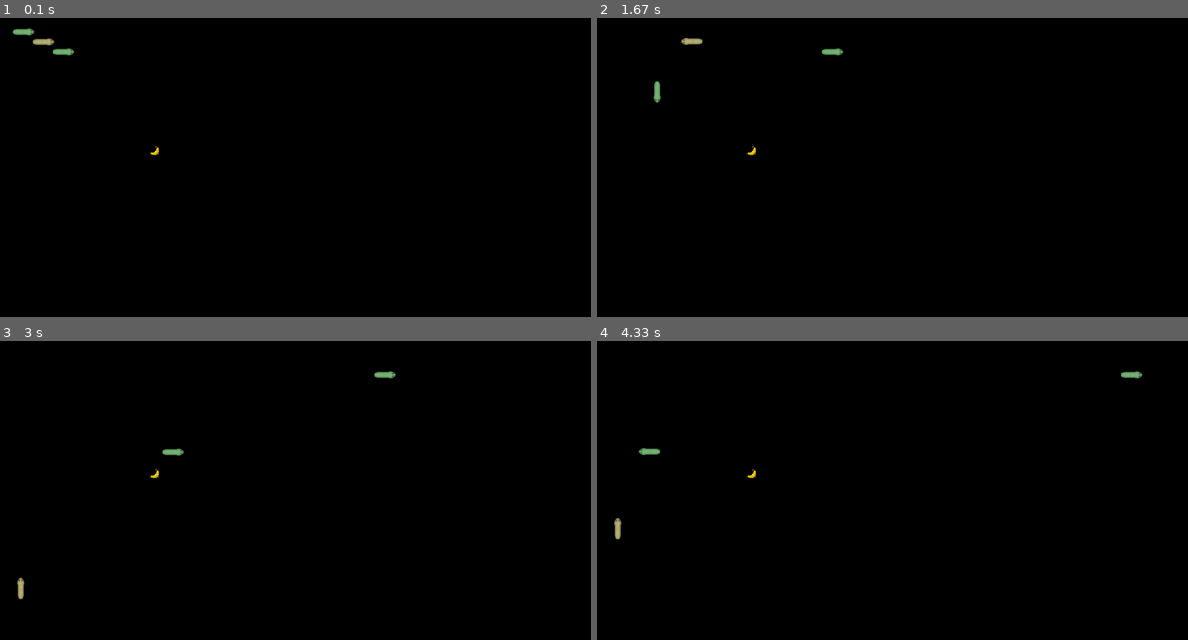
Above: before the commit, frames 1-4 (two rows, left to right).
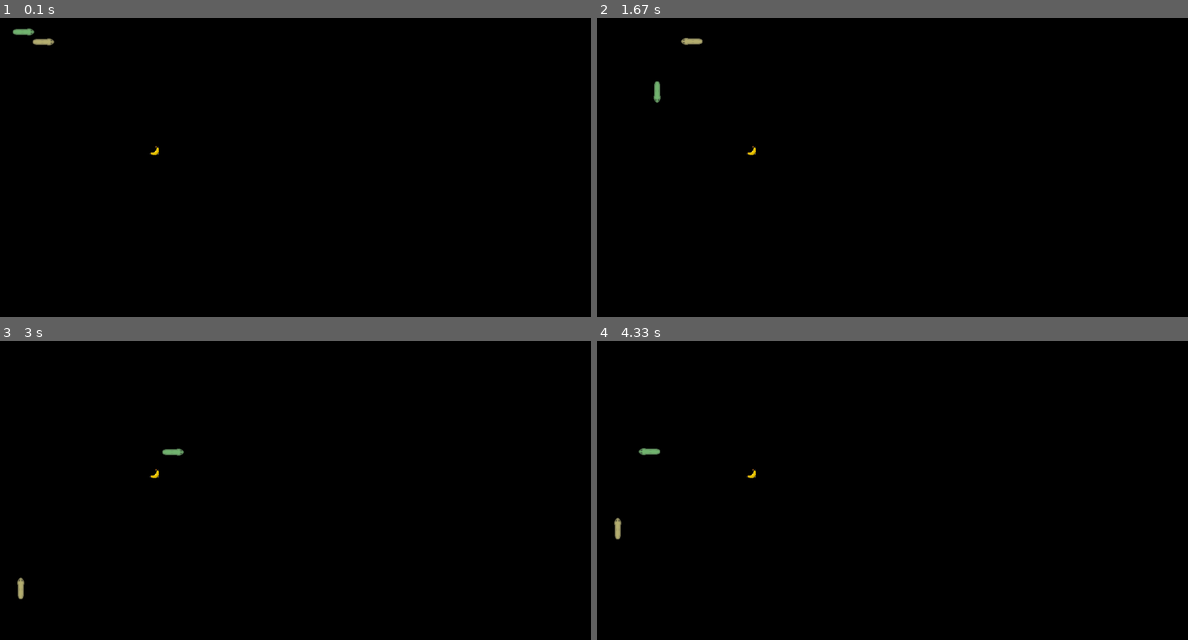
Above: after the commit, the same moments.

Repository: luciusvinicius/tpj_96123
Game: pygame game, started from p3 - snake/main.py
Same seed, same stepped clock (60 frames per second), same inputs: the game is played once before the commit and once after it.
Inputs:
- Up to frame 1 (0.1 s): no input
- Up to frame 2 (1.67 s): tap W at 0.33 s; tap S at 0.67 s; tap Left at 1 s
- Up to frame 3 (3 s): tap D at 1.83 s; tap Up at 2.17 s
- Up to frame 4 (4.33 s): tap A at 3 s; tap Down at 3.33 s; tap Up at 3.73, 4.03, 4.23 s

The runs differ from the first frame. In frame 1, less than 0.1% of the frame differs, in the area x 8-13%, y 10-13%; in frame 2, less than 0.1%; in frame 3, less than 0.1%; in frame 4, less than 0.1%.

Commit message:
base observer

Diff:
--- a/p3 - snake/Command.py
+++ b/p3 - snake/Command.py
@@ -1,4 +1,4 @@
-from Snake import Snake
+# from Snake import Snake
 
 class Command:
     def __init__(self, snake):
--- /dev/null
+++ b/p3 - snake/EventHandler.py
@@ -0,0 +1,10 @@
+class EventHandler():
+    def __init__(self):
+        self.events = []
+
+    def registry(self, event):
+        self.events.append(event)
+
+    def notify(self, event_name, *args):
+        for event in self.events:
+            event.listen(event_name, args)
--- a/p3 - snake/Food.py
+++ b/p3 - snake/Food.py
@@ -2,10 +2,12 @@
 from pygame import *
 from pygame.sprite import *
 
+from EventHandler import EventHandler
+
 IMG_URL = "./sprites/banana.png"
 
 class Food(Sprite):
-    def __init__(self, WIDTH, HEIGHT, SCALE=1):
+    def __init__(self, WIDTH, HEIGHT, SCALE=1, event_handler=EventHandler()):
         Sprite.__init__(self)
         self.WIDTH = WIDTH
         self.HEIGHT = HEIGHT
@@ -13,6 +15,8 @@
         self.img_scale = SCALE * 1.5
         picture = image.load(IMG_URL)
         picture = transform.scale(picture, (self.img_scale, self.img_scale)) # scale
+        self.event_handler = event_handler
+        self.event_handler.registry(self)
         self.image = picture.convert_alpha()
         self.rect = None
         self.sprite = Group()
@@ -30,3 +34,7 @@
     def change_position(self):
         random_pos = self.get_random_pos()
         self.rect = Rect(random_pos[0], random_pos[1], self.img_scale, self.img_scale)
+
+    def listen(self, event, args):
+        if event == "snake_eat":
+            self.change_position()
--- a/p3 - snake/Snake.py
+++ b/p3 - snake/Snake.py
@@ -1,21 +1,60 @@
 from pygame import *
 from pygame.sprite import *
+import pygame
 
+from Command import Down, Left, Right, Up
 from BodyPart import BodyPart
+from EventHandler import EventHandler
 from Food import Food
 
 BASE_DIR = "./sprites"
 
+COMMANDS_LIST = [
+    {
+        pygame.K_w: Up,
+        pygame.K_a: Left,
+        pygame.K_s: Down,
+        pygame.K_d: Right,
+    },
+    {
+        pygame.K_UP: Up,
+        pygame.K_LEFT: Left,
+        pygame.K_DOWN: Down,
+        pygame.K_RIGHT: Right,
+    },
+    {
+        pygame.K_i: Up,
+        pygame.K_j: Left,
+        pygame.K_k: Down,
+        pygame.K_l: Right,
+    }
+]
+
 class Snake(Sprite):
-    def __init__(self, x, y, scale=0, length = 3, speed=1, direction = (1, 0), color="green"):
+    counter = 1
+    def __init__(self, x, y, scale=0, length = 3, speed=1, direction = (1, 0), color="green", eventHandler=EventHandler()):
         self.length = 1
         self.root = BodyPart(x, y, direction, scale=scale, speed=speed)
         self.speed = speed
         self.last = self.root
         self.direction = direction
+
+        if self.__class__.counter <= len(COMMANDS_LIST):
+            self.commands = COMMANDS_LIST[self.__class__.counter - 1]
+        else:
+            self.commands = {}
+
+        for command in self.commands:
+            self.commands[command] = self.commands[command](self)
+
+        self.event_handler = eventHandler
+        self.event_handler.registry(self)
+        self.id = self.__class__.counter
+        self.__class__.counter += 1
         self.all_sprites = Group()
         self.all_sprites.add(self.root)
         self.scale = scale
+
 
         self.head_sprite = image.load(f"{BASE_DIR}/head-{color}.png")
         self.straight_sprite = image.load(f"{BASE_DIR}/straight-{color}.png")
@@ -76,8 +115,23 @@
             lst.append((nxt.rect.x, nxt.rect.y))
             bp = nxt
 
+    def kills(self, snake):
+        pass
+
     def crashes_into_wall(self, width, height):
         return self.root.clashes_with_wall(width, height, self.scale)
+
+    def get_body_part_list(self):
+        lst = []
+        bp = self.root
+        while True:
+            lst.append(bp)
+
+            if bp.next is None:
+                return lst
+
+            bp = bp.next
+
 
     def apply_scale(self):
         bp = self.last
@@ -100,3 +154,11 @@
 
     def set_curve(self, body_part : BodyPart):
         body_part.set_sprite(self.curve_sprite)
+
+    def listen(self, event, args):
+        if event.strip() == "snake_eat" and args[0] == self.id:
+            self.add_part()
+
+
+    def __str__(self):
+        return f"Snake {self.id}"
--- a/p3 - snake/main.py
+++ b/p3 - snake/main.py
@@ -2,7 +2,8 @@
 from pygame.sprite import *
 import pygame
 import random
-from Command import Down, Left, Right, Up
+from EventHandler import EventHandler
+
 from Food import Food
 
 from Snake import Snake
@@ -10,7 +11,7 @@
 WIDTH, HEIGHT = 80, 40
 SCALE = 15
 SPEED = 1
-NUM_PLAYERS = 3
+NUM_PLAYERS = 2
 if NUM_PLAYERS < 1:
     NUM_PLAYERS = 1
 
@@ -18,35 +19,12 @@
 
 display = pygame.display.set_mode((SCALE * WIDTH, SCALE * HEIGHT))
 clock = pygame.time.Clock()
+event_handler = EventHandler()
 LENGTH = 3
-snakes = [Snake((i+1)*40, (i+1)*20, SCALE, LENGTH, SPEED, color=COLORS[i%len(COLORS)]) for i in range(NUM_PLAYERS)]
-# snake = Snake(40, 20, SCALE, LENGTH, SPEED)
+snakes = [Snake((i+1)*40, (i+1)*20, SCALE, LENGTH, SPEED, color=COLORS[i%len(COLORS)], eventHandler=event_handler) for i in range(NUM_PLAYERS)]
 
-# snake_body = [(40, 20), (39, 20), (38, 20)]
-# snake_direction = (1, 0)
-# snake_length = 3
-# food = (random.randrange(WIDTH), random.randrange(HEIGHT))
-food = Food(WIDTH, HEIGHT, SCALE)
+food = Food(WIDTH, HEIGHT, SCALE, event_handler=event_handler)
 GAME_EVENT = pygame.event.custom_type()
-
-
-COMMANDS = {
-    pygame.K_w: Up(snakes[0]),
-    pygame.K_a: Left(snakes[0]),
-    pygame.K_s: Down(snakes[0]),
-    pygame.K_d: Right(snakes[0]),
-}
-
-if NUM_PLAYERS >= 2:
-    COMMANDS.update(
-        {
-            pygame.K_UP: Up(snakes[1]),
-            pygame.K_LEFT: Left(snakes[1]),
-            pygame.K_DOWN: Down(snakes[1]),
-            pygame.K_RIGHT: Right(snakes[1]),
-        }
-    )
-
 
 running = True
 while running:
@@ -54,11 +32,9 @@
         if event.type == pygame.QUIT:
             running = False
         elif event.type == pygame.KEYDOWN:
-            try:
-                COMMANDS[event.key].execute()
-            except KeyError:
-                pass
-
+            for snake in snakes:
+                if event.key in snake.commands:
+                    snake.commands[event.key].execute()
         elif event.type == GAME_EVENT:
             print(event.txt)
 
@@ -72,8 +48,9 @@
         body_part = snake.root
 
         if snake.collides_with(food):
-            snake.add_part()
-            food.change_position()
+            event_handler.notify("snake_eat", snake.id)
+            # snake.add_part()
+            # food.change_position()
 
         # if snake.crashes_into_wall(WIDTH, HEIGHT):
         #     print("Snake crashed against the wall")
@@ -83,6 +60,11 @@
         #     print("Snake eats self")
         #     running = False
 
+        # for snake2 in snakes:
+        #     if snake2.id == snake.id: continue
+        #     if snake.kills(snake2):
+        #         print(f"{snake2} just got rect.")
+
         snake.move(snake.direction, WIDTH, HEIGHT)
         snake.apply_scale()
 
